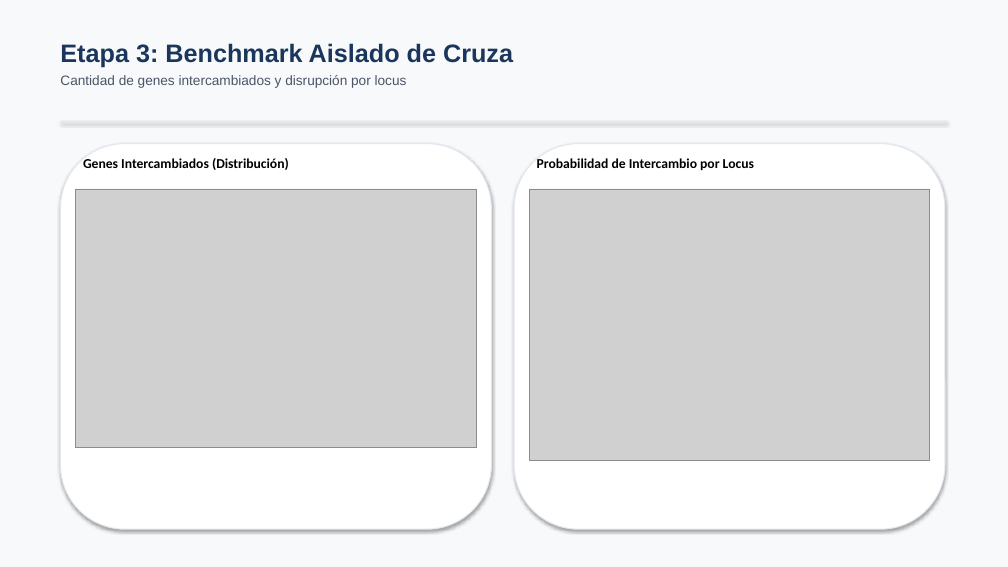
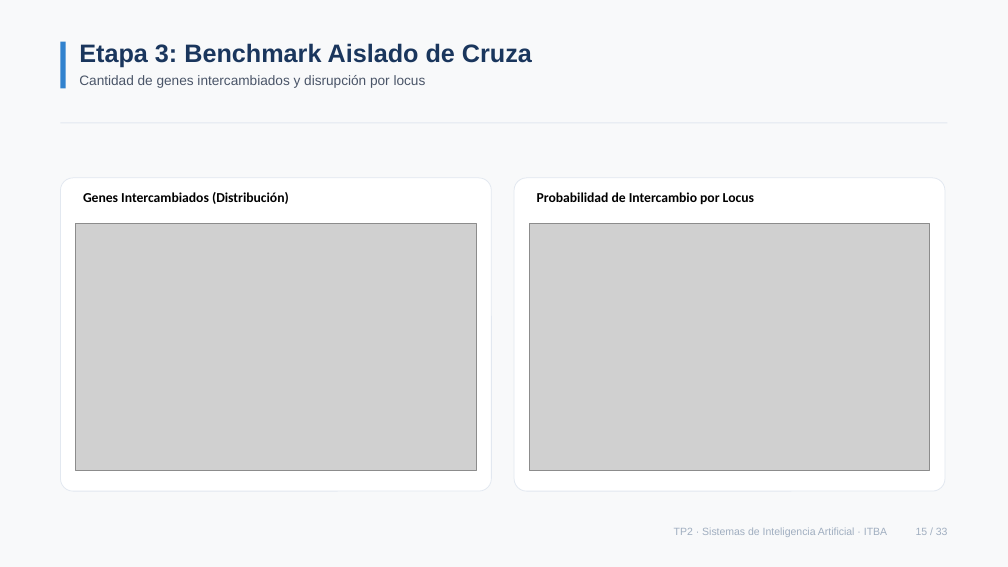
Before and after one commit to cgarros33/sia-tp2, a slide deck: slide 15 of docs/presentacion/presentacion_tp2.pptx. Drawn at 1008x567 pixels with LibreOffice and Linux fonts; fonts in the diff are those of the drawing; grey boxes stand for pictures. Boxes give left, top, right and bottom in pixels: in the first picture for what was removed or moved away, otherwise in the second. Text is boxed around its words. In the diff, an @@ line names an element or a change of style, - is before the commit and + after.

```diff
--- a/docs/presentacion/presentacion_tp2.pptx
+++ b/docs/presentacion/presentacion_tp2.pptx
@@ rectangle at [0, 0, 1008, 567]: shadow off @@
@@ rectangle added at [60, 42, 66, 88], fill #3182CE @@
@@ text "Etapa 3: Benchmark Aislado de ...": place and size @@
-text "Etapa 3: Benchmark Aislado de ..." at [60, 43, 513, 88]
+text "Etapa 3: Benchmark Aislado de ..." at [79, 43, 532, 88]
@@ rectangle at [60, 123, 948, 123]: shadow off @@
@@ rounded rectangle: place and size @@
-rounded rectangle at [60, 144, 492, 529]
+rounded rectangle at [60, 178, 492, 491]
@@ rounded rectangle at [60, 178, 492, 491]: outline #E2E8F0 1 pt to #E2E8F0 0.75 pt; shadow off; proportions changed @@
@@ rounded rectangle at [514, 178, 945, 491]: outline #E2E8F0 1 pt to #E2E8F0 0.75 pt; shadow off; proportions changed @@
@@ rounded rectangle: place and size @@
-rounded rectangle at [514, 144, 945, 529]
+rounded rectangle at [514, 178, 945, 491]
@@ text "Genes Intercambiados (Distribución)": place and size @@
-text "Genes Intercambiados (Distribución)" at [83, 158, 289, 170]
+text "Genes Intercambiados (Distribución)" at [83, 192, 289, 204]
@@ text "Probabilidad de Intercambio por Locus": place and size @@
-text "Probabilidad de Intercambio por Locus" at [537, 158, 754, 170]
+text "Probabilidad de Intercambio por Locus" at [537, 192, 754, 204]
@@ picture: place and size @@
-picture at [76, 189, 476, 448]
+picture at [76, 223, 476, 470]
@@ picture: place and size @@
-picture at [529, 189, 930, 461]
+picture at [529, 223, 930, 470]
@@ text added at [674, 527, 948, 537], 10 pt, text #A0AEC0 @@
+TP2 · Sistemas de Inteligencia Artificial · ITBA 15 / 33
```
Also in this commit, not shown: 32 other slides changed, 1 other file.
